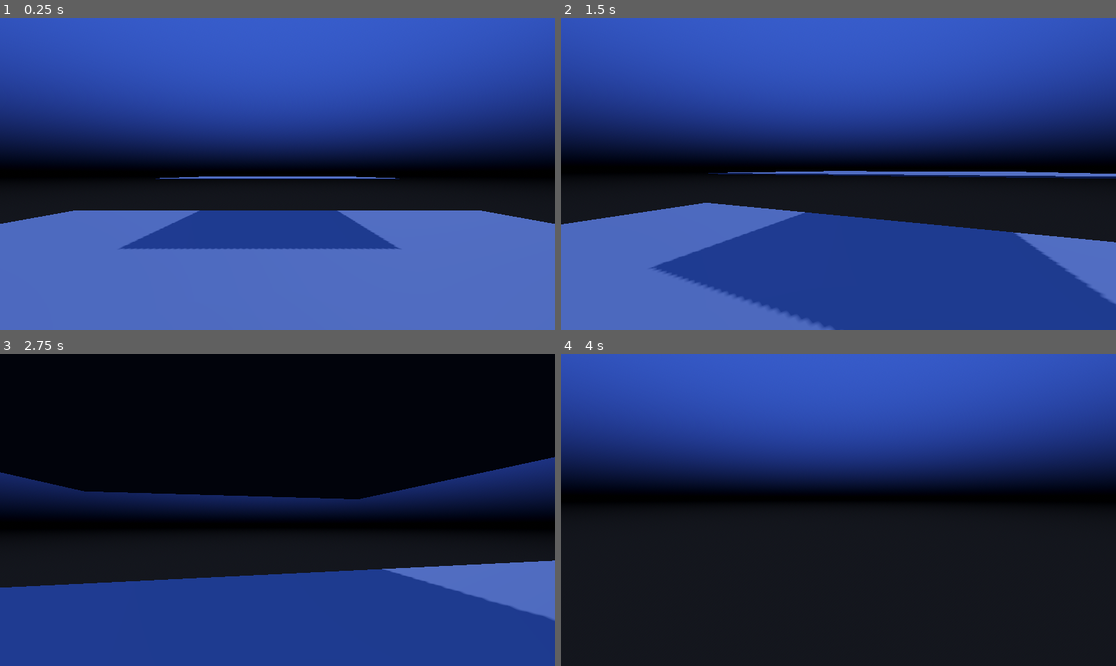
Above: before the commit, frames 1-4 (two rows, left to right).
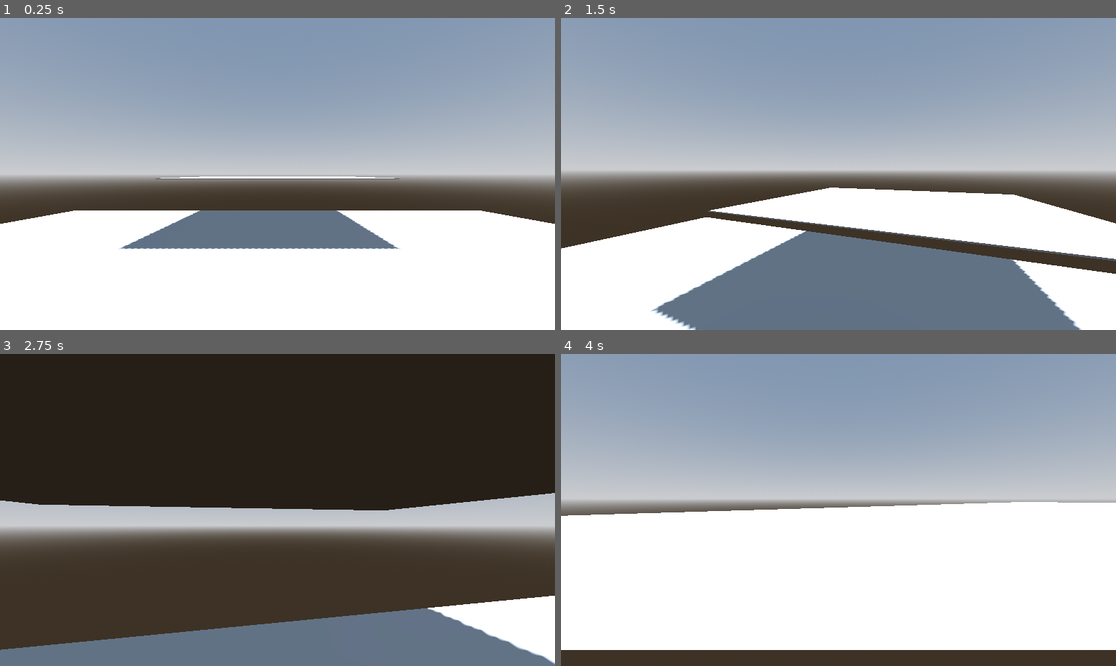
Above: after the commit, the same moments.

Repository: PAI-Of/enemy_pathfinding
Game: Godot game, scene res://scenes/world.tscn
Same seed, same stepped clock (60 frames per second), same inputs: the game is played once before the commit and once after it. Before the commit the project has no main scene; this scene is started directly in both runs.
Inputs (mouse positions are in pixels of both pictures, inside the frame that each line leads up to):
- Up to frame 1 (0.25 s): no input
- Up to frame 2 (1.5 s): tap Enter at 0.5 s; move the mouse to (866, 174) at 0.52 s; hold Ctrl (crouch) 0.53-1.28 s; hold W (forward) from 0.53 s (still down); tap Space (jump) at 0.77 s; move the mouse to (810, 174) at 1.27 s; tap Shift (sprint) at 1.35 s
- Up to frame 3 (2.75 s): keep holding W (forward); tap Space (jump) at 1.52 s; move the mouse to (288, 503) at 2.02 s; hold Ctrl (crouch) from 2.03 s (still down)
- Up to frame 4 (4 s): keep holding W (forward); move the mouse to (832, 516) at 2.77 s; release Ctrl (crouch) at 2.78 s; tap Shift (sprint) at 2.85 s; tap Space (jump) at 3.02, 3.77 s; move the mouse to (877, 513) at 3.52 s; hold Ctrl (crouch) from 3.53 s (still down)

The runs differ from the first frame. In frame 1, 100% of the frame differs, in the area x 0-100%, y 0-100%; in frame 2, 100%; in frame 3, 100%; in frame 4, 100%.

Commit message:
i

Diff:
--- a/project.godot
+++ b/project.godot
@@ -10,8 +10,9 @@
 
 [application]
 
-config/name="The dawn of labs."
-config/features=PackedStringArray("4.6", "GL Compatibility")
+config/name="Enemy Pathfinding"
+run/main_scene="uid://dw7la8cri10x7"
+config/features=PackedStringArray("4.7", "GL Compatibility")
 config/icon="res://icon.svg"
 
 [input]
@@ -43,7 +44,7 @@
 }
 inventory={
 "deadzone": 0.2,
-"events": [Object(InputEventKey,"resource_local_to_scene":fa …(140 unchanged characters)… d":false,"keycode":0,"physical_keycode":82,"key_label":0,"unicode":114,"location":0,"echo":false,"script":null)
+"events": [Object(InputEventKey,"resource_local_to_scene":fa …(140 unchanged characters)… d":false,"keycode":0,"physical_keycode":4194306,"key_label":0,"unicode":0,"location":0,"echo":false,"script":null)
 ]
 }
 crouch={
--- a/scenes/player.tscn
+++ b/scenes/player.tscn
@@ -12,6 +12,7 @@
 
 [node name="standing_collider" type="CollisionShape3D" parent="." unique_id=940899538]
 shape = SubResource("CapsuleShape3D_u8vuu")
+debug_color = Color(0, 0.5668184, 0.65989083, 1)
 
 [node name="Head" type="Node3D" parent="." unique_id=37292241]
 transform = Transform3D(1, 0, 0, 0, 1, 0, 0, 0, 1, 0, 0.8, 0)
@@ -22,9 +23,10 @@
 target_position = Vector3(0, 0, -1.5)
 
 [node name="crouching_collider" type="CollisionShape3D" parent="." unique_id=1535988342]
+transform = Transform3D(1, 0, 0, 0, 1, 0, 0, 0, 1, 0, -0.3989948, 0)
 shape = SubResource("CapsuleShape3D_3vyb7")
 disabled = true
-debug_color = Color(0.17862105, 2.5798083e-05, 0.69015485, 1)
+debug_color = Color(0.70166576, 0.00012937546, 0.61376464, 1)
 
 [node name="ClearanceCast" type="RayCast3D" parent="." unique_id=1482045692]
 target_position = Vector3(0, 1, 0)
--- a/scenes/world.tscn
+++ b/scenes/world.tscn
@@ -2,18 +2,16 @@
 
 [ext_resource type="PackedScene" uid="uid://ce3yotibc6ug8" path="res://scenes/player.tscn" id="1_nnsk1"]
 
-[sub_resource type="ProceduralSkyMaterial" id="ProceduralSkyMaterial_e5uuo"]
-sky_top_color = Color(0.18826076, 0.29450133, 0.6810831, 1)
-sky_horizon_color = Color(0, 0, 0, 1)
-ground_bottom_color = Color(0.08087448, 0.088223614, 0.1090061, 1)
-ground_horizon_color = Color(0, 0, 0, 1)
+[sub_resource type="ProceduralSkyMaterial" id="ProceduralSkyMaterial_nnsk1"]
+sky_horizon_color = Color(0.66224277, 0.6717428, 0.6867428, 1)
+ground_horizon_color = Color(0.66224277, 0.6717428, 0.6867428, 1)
 
-[sub_resource type="Sky" id="Sky_nnsk1"]
-sky_material = SubResource("ProceduralSkyMaterial_e5uuo")
+[sub_resource type="Sky" id="Sky_rwgxs"]
+sky_material = SubResource("ProceduralSkyMaterial_nnsk1")
 
-[sub_resource type="Environment" id="Environment_rwgxs"]
+[sub_resource type="Environment" id="Environment_4wyf3"]
 background_mode = 2
-sky = SubResource("Sky_nnsk1")
+sky = SubResource("Sky_rwgxs")
 tonemap_mode = 2
 
 [node name="world" type="Node3D" unique_id=1959149452]
@@ -32,13 +30,12 @@
 
 [node name="env" type="Node3D" parent="." unique_id=899060287]
 
-[node name="WorldEnvironment" type="WorldEnvironment" parent="env" unique_id=591398193]
-environment = SubResource("Environment_rwgxs")
+[node name="WorldEnvironment" type="WorldEnvironment" parent="env" unique_id=1896426441]
+environment = SubResource("Environment_4wyf3")
 
-[node name="DirectionalLight3D" type="DirectionalLight3D" parent="env" unique_id=1372245228]
-transform = Transform3D(-0.8660254, -0.43301278, 0.25, 0, 0.49999997, 0.86602545, -0.50000006, 0.75, -0.43301266, 0, 10, 0)
-light_color = Color(0.30692264, 0.3069227, 0.30692258, 1)
+[node name="DirectionalLight3D" type="DirectionalLight3D" parent="env" unique_id=1961510044]
+transform = Transform3D(-0.8660254, -0.43301278, 0.25, 0, 0.49999997, 0.86602545, -0.50000006, 0.75, -0.43301266, 0, 2.935608, 0)
 shadow_enabled = true
 
 [node name="Player" parent="." unique_id=644396422 instance=ExtResource("1_nnsk1")]
-transform = Transform3D(1, 0, 0, 0, 1, 0, 0, 0, 1, 0, 0.26030183, 0)
+transform = Transform3D(1, 0, 0, 0, 1, 0, 0, 0, 1, 0, 0.32534575, 0)
